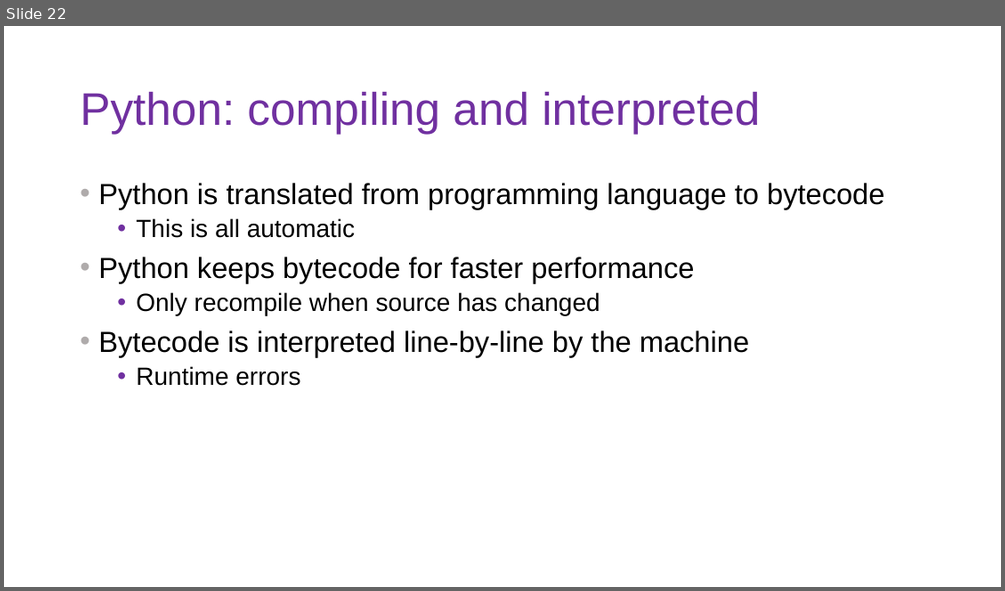
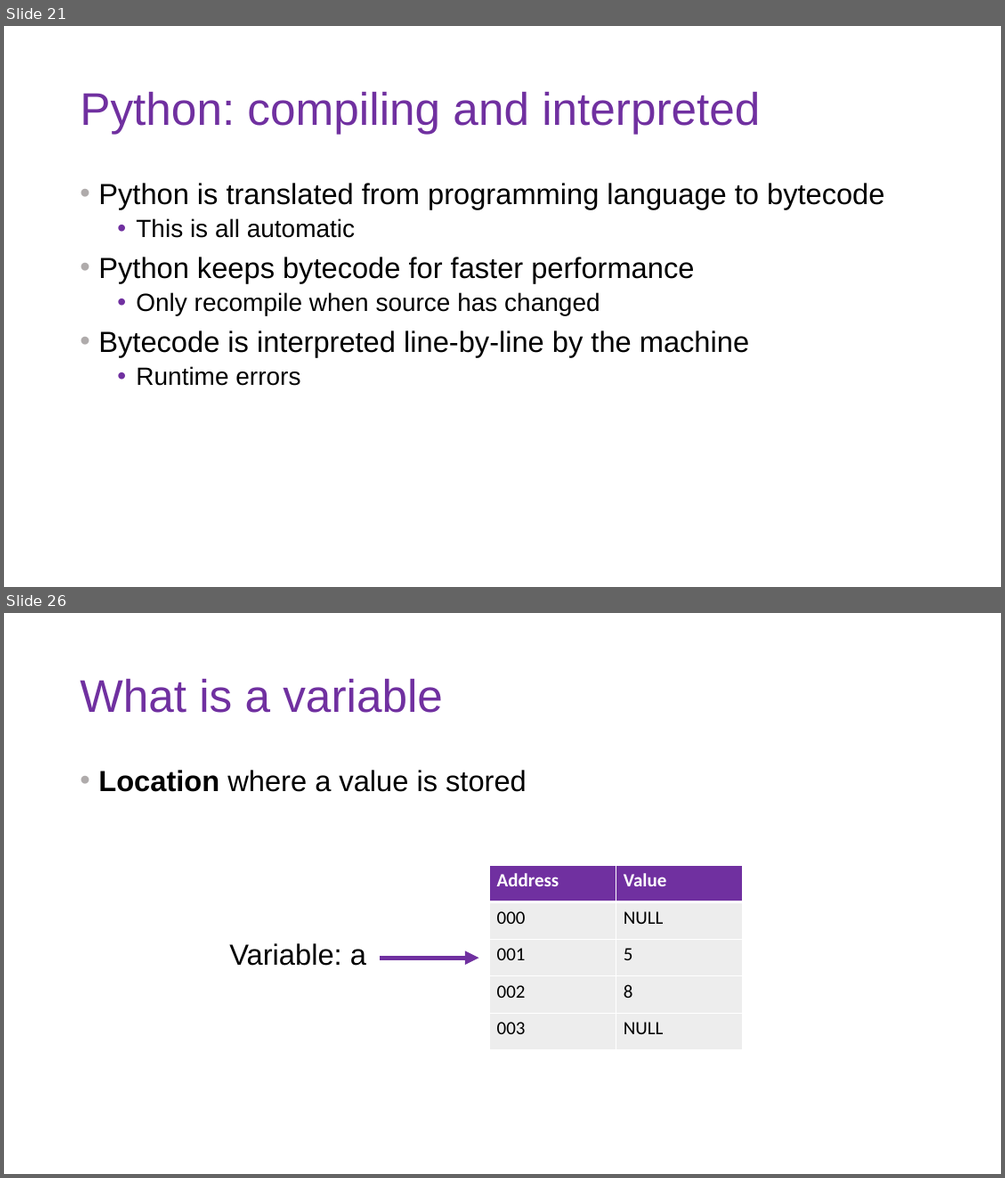
Before and after one commit to DoriMG/SN_python_course, a slide deck: lectures/1_intro_cs.pptx. Shown one above the other, each under a label of ours: slide 22 before the commit, slides 21 and 26 after it; the slides between them are not shown. The pictures are 1005x591 and 1005x1178 pixels, drawn with LibreOffice and Linux fonts; fonts in the diff are those of the drawing. Boxes give left, top, right and bottom in pixels: in the first picture for what was removed or moved away, otherwise in the second. Text is boxed around its words. In the diff, an @@ line names an element or a change of style, - is before the commit and + after.

```diff
--- a/lectures/1_intro_cs.pptx
+++ b/lectures/1_intro_cs.pptx
@@ slide 26 added at bbox=[4, 613, 1001, 1174], background #FFFFFF @@
@@ title added at bbox=[80, 679, 443, 713], 44 pt, text #7030A0 @@
+What is a variable
@@ text added at bbox=[98, 770, 526, 792], 28 pt, text #000000 @@
+• Location where a value is stored
@@ table added at bbox=[489, 865, 742, 1050], 5 rows, 2 columns @@
+Address | Value
+000 | NULL
+001 | 5
+002 | 8
+003 | NULL
@@ text added at bbox=[229, 943, 366, 965], 28 pt, text #000000 @@
+Variable: a
@@ arrow added from (380, 957) to (479, 957), #7030A0 4.5 pt @@
@@ what was slide 22 is now slide 21 @@
```
Also in this commit, not shown: 11 other slides added, 6 slides removed, 40 other files.
